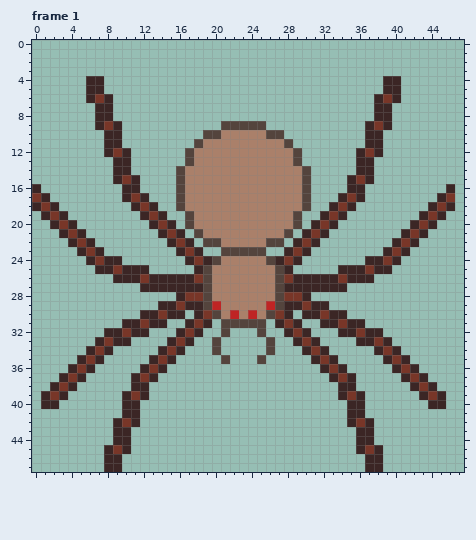
Edited in one commit: pixel-art file (assets/images/spider.aseprite). That is the earlier state.
48x48 pixels, 4 frames. Shown: frame 1.
After the commit:
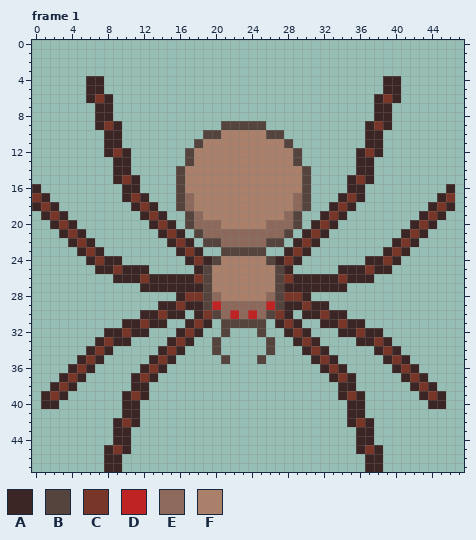
Palette (. is transparent): A #3b2625  B #54443d  C #783628  D #bf2424  E #8c695b  F #aa806a
Diff:
Frame 1, layer "legs":
Colour F becomes colour E in rows 17 to 18 at x 17 and 29; in row 19 at x 18 and 28; in row 20 at x 18 to 20 and 26 to 28; in row 21 at x 19 to 27; in row 22 at x 21 to 25; in row 28 at x 20 and 26.
Colour F becomes colour E in row 29 at x 21 to 25; in row 30 at x 21, 23 and 25.
